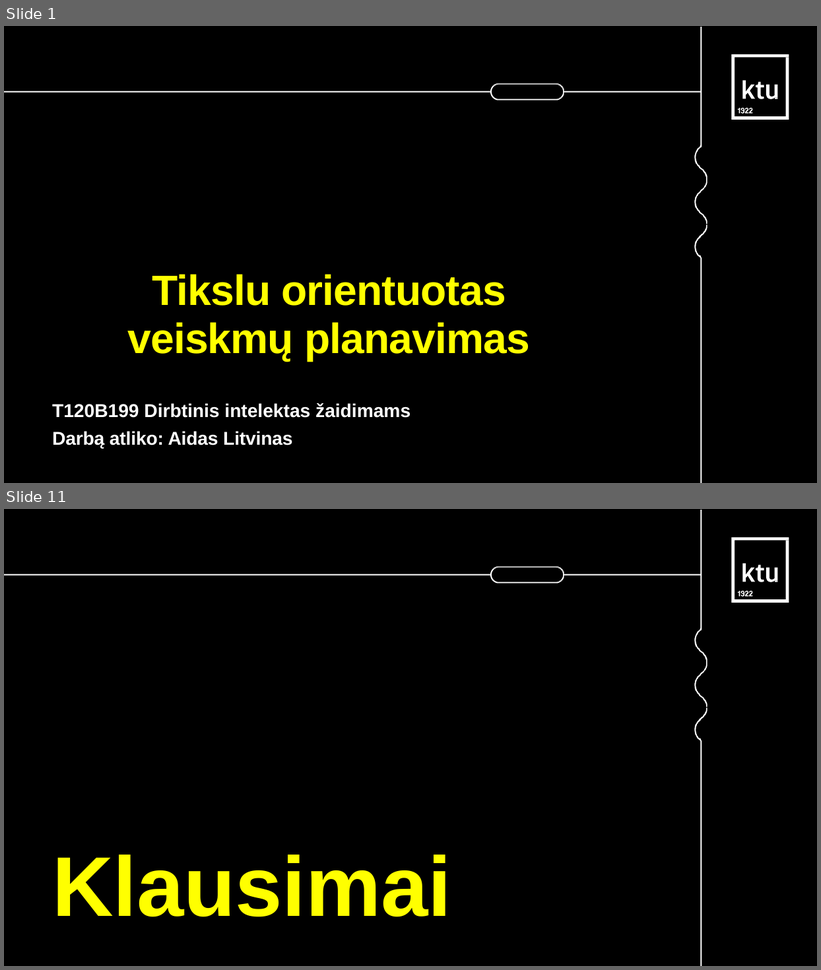
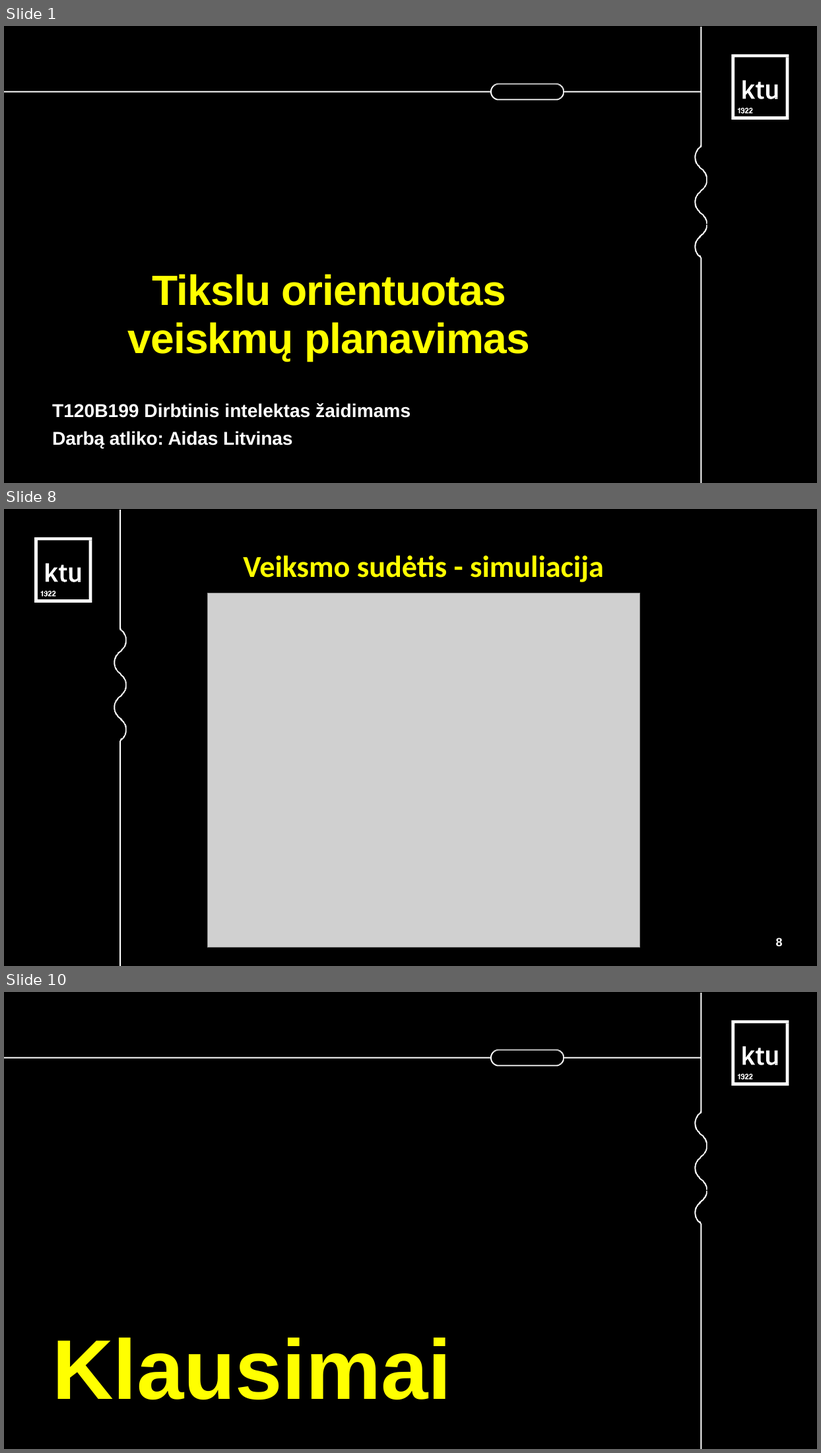
Before and after one commit to AidasLit/Hex-game-uni, a slide deck: documents/GOAP-AI.odp. Shown one above the other, each under a label of ours: slides 1 and 11 before the commit, slides 1, 8 and 10 after it; the slides between them are not shown. The pictures are 821x970 and 821x1453 pixels, drawn with LibreOffice and Linux fonts; fonts in the diff are those of the drawing; grey boxes stand for pictures. Boxes give left, top, right and bottom in pixels: in the first picture for what was removed or moved away, otherwise in the second. Text is boxed around its words. In the diff, an @@ line names an element or a change of style, - is before the commit and + after.

```diff
--- a/documents/GOAP-AI.odp
+++ b/documents/GOAP-AI.odp
@@ slide 8 added at (4,509,817,966), background #FFFFFF; not listed: 1 template element that a slide beside it also shows @@
@@ freeform shape added at (114,510,127,966), fill #FFFFFF @@
@@ freeform shape added at (34,537,92,602), fill #FFFFFF @@
@@ title added at (243,555,604,582), 36 pt, text #FFFF00, bold @@
+Veiksmo sudėtis - simuliacija
@@ picture added at (207,593,640,948) @@
@@ page number added at (776,938,783,947), 14 pt, text #FFFFFF, bold @@
+8
@@ what was slide 11 is now slide 10 @@
```
Also in this commit, not shown: 7 other slides added, 9 slides removed.
